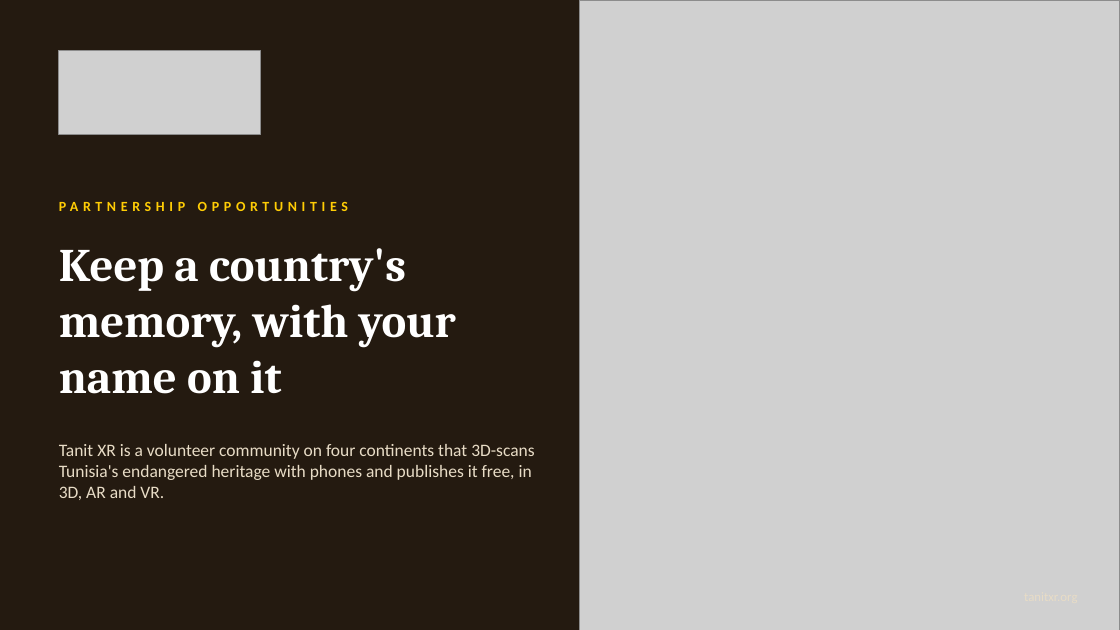
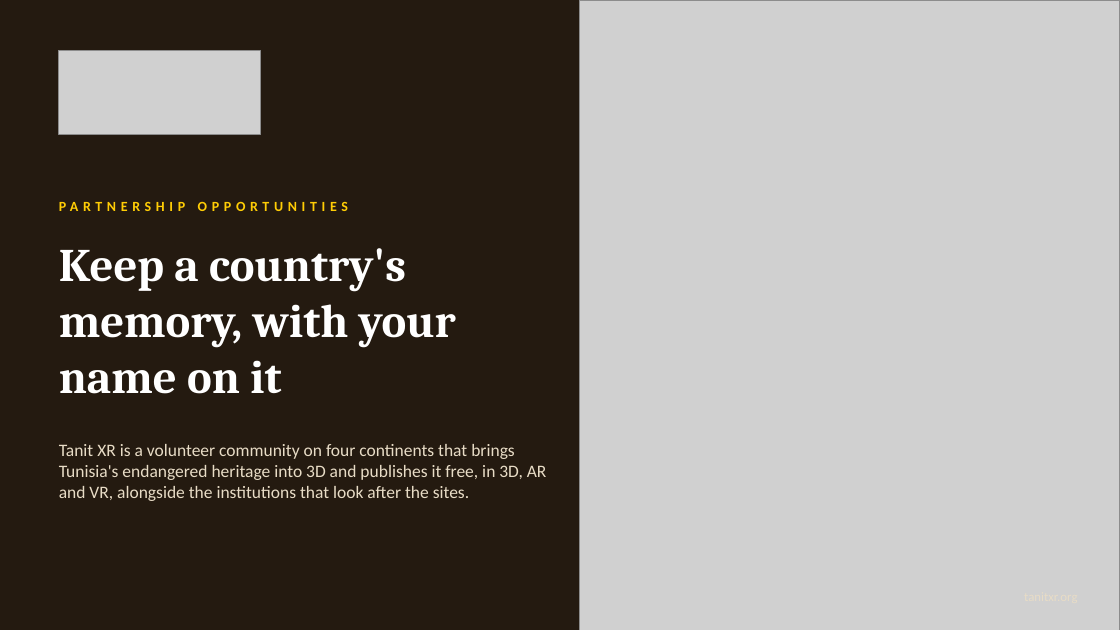
Before and after one commit to inesTanitXR/tanitxr.org, a slide deck: slide 1 of ref/decks/tanitxr-partnership-deck.pptx. Drawn at 1120x630 pixels with LibreOffice and Linux fonts; fonts in the diff are those of the drawing; grey boxes stand for pictures. Boxes give left, top, right and bottom in pixels: in the first picture for what was removed or moved away, otherwise in the second. Text is boxed around its words. In the diff, an @@ line names an element or a change of style, - is before the commit and + after.

Commit message:
Partner offers reframed: volunteer hours, a gallery in the museum, experiences built together, coastal care days, workshops, talks, funding the community; scanning stays with the institutions

```diff
--- a/ref/decks/tanitxr-partnership-deck.pptx
+++ b/ref/decks/tanitxr-partnership-deck.pptx
@@ text at (x1=59, y1=444, x2=547, y2=501): text changed @@
-Tanit XR is a volunteer community on four continents that 3D-scans Tunisia's endangered heritage with phones and publishes it free, in 3D, AR and VR.
+Tanit XR is a volunteer community on four continents that brings Tunisia's endangered heritage into 3D and publishes it free, in 3D, AR and VR, alongside the institutions that look after the sites.
```
Also in this commit, not shown: 3 other slides changed, 7 other files.
